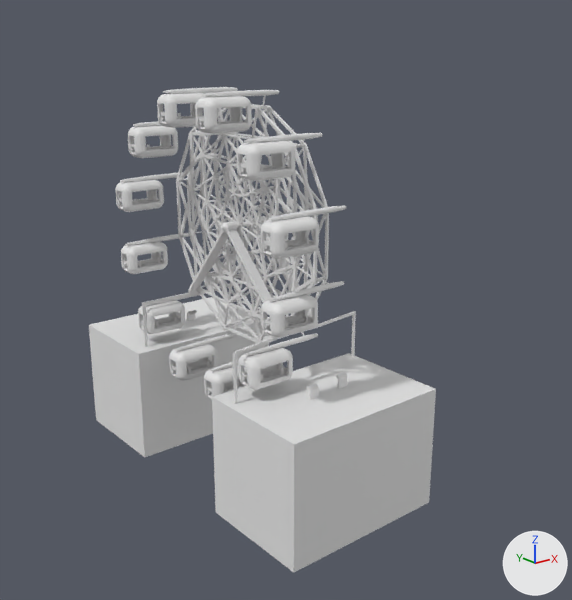
One commit to the Blender file ferrisWheel.blend: the scene before it, then after it.
Both versions are drawn from a camera (50 mm lens) standing at (-172.0, -243.0, 63.0) and looking at (9.0, -17.0, -27.0). Every picture has the same lights, and +X, +Y and +Z are marked at lower right.
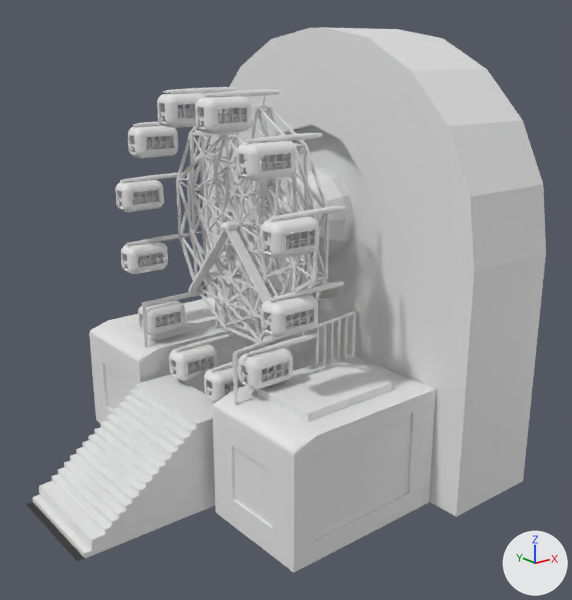
Commit message: complete ferris wheel

Location of each change, [x1, y1, x2, y2] in pixels of the pictures (572 x 600 px):
'ferrisWheelHolder', added: after [204, 27, 546, 517]
'Cube.002', added: after [26, 374, 215, 562]
'Cube.001', reshaped: before [89, 297, 269, 457]; after [89, 297, 269, 423]
part 1 of me_cube, built on: [89, 297, 436, 530] in both
part 2 of me_cylinder, deleted: before [306, 384, 319, 400]
part 3 of me_cylinder, deleted: before [187, 310, 197, 321]
part 4 of me_cylinder, deleted: before [336, 372, 348, 389]
part 5 of me_cylinder, built on: before [311, 312, 354, 330]; after [264, 168, 354, 369]
part 6 of me_cylinder, built on: before [218, 282, 243, 288]; after [215, 282, 250, 328]

The edits, one by one:
me_cube is used by ob_cube; location (4.0, -50.1, -57.0); scale (7.29, 0.757, 2.89).
me_cube had 8 vertices, 6 faces and spanned x -4.9..4.3, y -29.0..32.7, z -14.7..1.4.
me_cube now has 63 vertices, 65 faces and spans x -4.9..4.3, y -29.0..32.7, z -14.7..2.4.
Part 1, on me_cube:
2 vertices are removed from x -4.9, y -29.0..31.5, z 1.4.
4 faces are deleted.
57 vertices are added at x -4.9..3.0, y -29.0..32.5, z -13.1..2.4.
63 new faces join them.
me_cylinder is used by ob_ferriswheel; location (0.0, 0.0, 0.0); rotation (0.0, 1.571, 0.0), in degrees (0, 90, 0); scale (1.0, 1.0, 0.6).
me_cylinder had 2500 vertices, 2496 faces and spanned x -49.3..53.0, y -50.0..50.6, z -48.3..56.6.
me_cylinder now has 2596 vertices, 2594 faces and spans x -49.3..53.3, y -49.3..49.3, z -48.3..82.4.
me_cylinder part 2: the loose piece of 12 vertices spanning x 48.1..53.0, y -50.0..-47.8, z -11.4..-4.3 is deleted.
me_cylinder part 3: the loose piece of 12 vertices spanning x 48.4..53.0, y 48.4..50.6, z 9.3..16.4 is deleted.
me_cylinder part 4: the loose piece of 12 vertices spanning x 47.7..53.0, y -49.3..-47.1, z 12.7..20.0 is deleted.
me_cylinder part 5: 2 vertices removed from x 35.0, y -32.5..-31.8, z 19.7; 92 vertices added at x -17.9..53.3, y -32.5..18.1, z 18.9..82.4.
me_cylinder part 6: 2 vertices removed from x 35.0, y 32.9..33.6, z 17.4; 68 vertices added at x 34.0..53.3, y 32.8..33.6, z 16.6..46.2.
Mesh me_cube_003 is new.
It has 82 vertices, 43 faces and spans x -64.0..1.0, y -1.0..1.0, z -35.0..1.0.
Mesh me_cube_001 is new.
It has 66 vertices, 52 faces and spans x -1.0..1.0, y -1.0..1.0, z -1.1..1.0.
Object 'Cube.002' (ob_cube_002) is new; it shows me_cube_003.
Its location is (-20.3, 0.9, -65.0).
Its scale is (1.0, 22.6, 1.0).
Object 'ferrisWheelHolder' (ob_ferriswheelholder) is new; it shows me_cube_001.
Its location is (55.7, -2.1, -10.0).
Its scale is (20.3, 81.7, 81.7).
